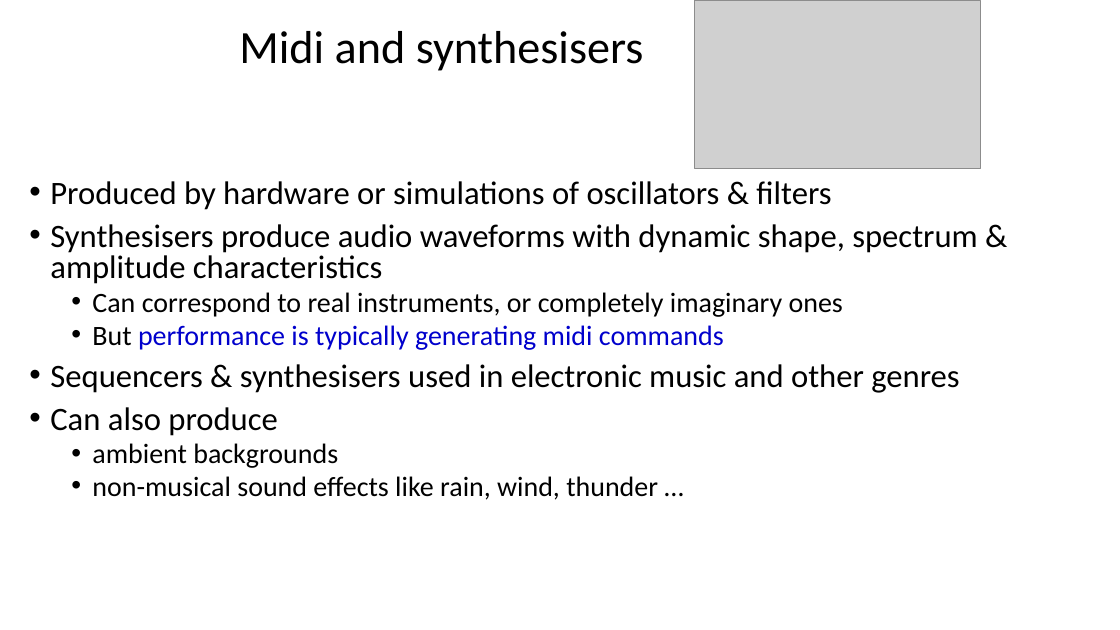
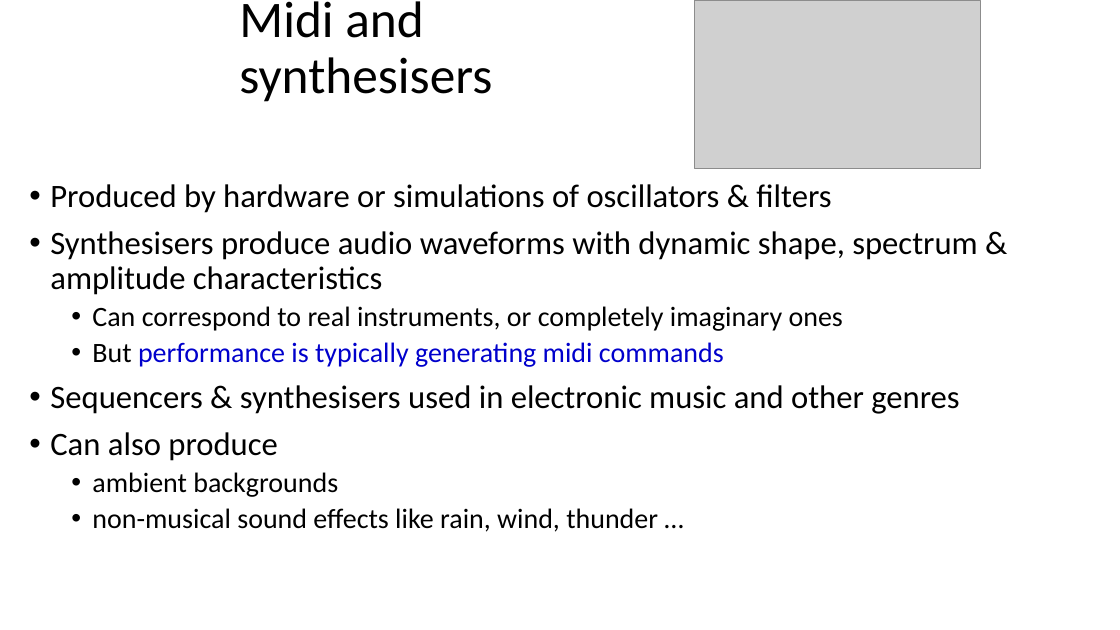
Before and after one commit to joshreiss/Audio-programming-with-VST-and-JUCE, a slide deck: slide 14 of 02 - Midi/01 Midi introduction.pptx. Drawn at 1120x630 pixels with LibreOffice and Linux fonts; fonts in the diff are those of the drawing; grey boxes stand for pictures. Boxes give left, top, right and bottom in pixels: in the first picture for what was removed or moved away, otherwise in the second. Text is boxed around its words. In the diff, an @@ line names an element or a change of style, - is before the commit and + after.

```diff
--- a/02 - Midi/01 Midi introduction.pptx
+++ b/02 - Midi/01 Midi introduction.pptx
@@ title "Midi and synthesisers" at (239,1,492,102): size 39.6 to 44 pt @@
@@ text "Produced by hardware or simulations ..." at (50,184,977,532): line spacing 0.8 to 0.9 @@
```
Also in this commit, not shown: 4 other slides changed.
